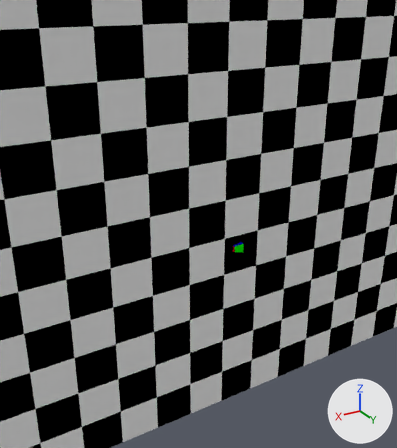
Two versions of the Blender file blender/extractjson.blend, one commit apart.
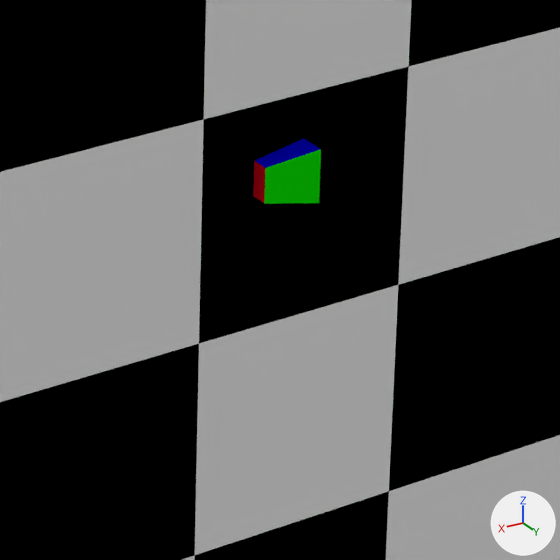
Each version appears first from a 50 mm camera at (65.5, 84.9, 22.1) aimed at (11.3, -5.5, -23.1), and next in a close-up on the part from 48% to 71% of the width and 49% to 69% of the height. Every picture has the same lights, and +X, +Y and +Z are marked at lower right.

Before the edit, the objects in view are built like this:
```python
me_cube = bpy.data.meshes.new('Cube')
me_cube.from_pydata(...)  # 8 vertices, 12 faces; spans x -1.0..1.0, y -1.45..1.0, z -1.0..1.0
# faces by material slot: [4, 4, 4]
me_cube.materials.append(mat_material_001)  # red #e7011f
me_cube.materials.append(mat_material_002)  # green #0de700
me_cube.materials.append(mat_material_003)  # blue #0600e7
me_plane = bpy.data.meshes.new('Plane')
me_plane.from_pydata(...)  # 289 vertices, 512 faces; spans x -1.0..1.0, y -1.0..1.0, z 0.0
# faces by material slot: [256, 256]
me_plane.materials.append(mat_floor_white)  # white #eeeeee
me_plane.materials.append(mat_floor_black)  # black #000000
ob_cube = bpy.data.objects.new('Cube', me_cube)
ob_cube.location = (5.27, 0.0, -27.67)
ob_plane = bpy.data.objects.new('Plane', me_plane)
ob_plane.location = (0.0, 0.0, 0.0)
ob_plane.rotation_euler = (1.571, 0.0, 0.0)  # degrees (90, 0, 0)
ob_plane.scale = (66.7, 66.7, 66.7)
```
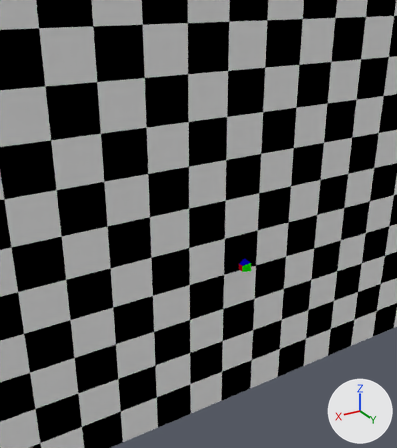
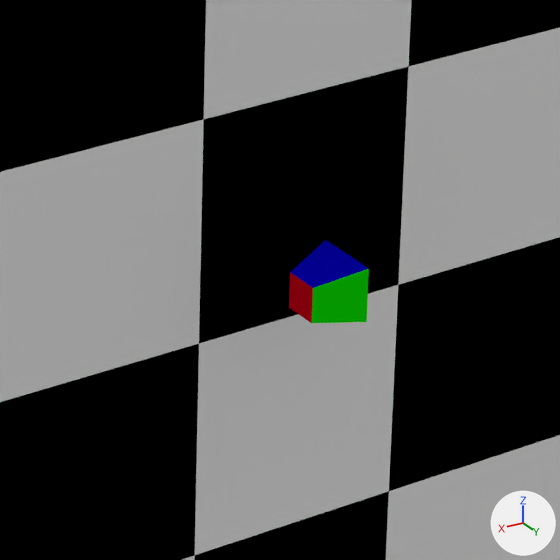
What changed in the scene script:
```text
Change ob_cube:
    ob_cube.location: (5.27, 0.0, -27.67) -> (5.22, 2.84, -30.89)
```

Changed parts and their boxes (x1, y1, x2, y2) in the close-ups (560 x 560 px):
'Cube', moved
    before: (253, 139, 321, 204)
    after: (289, 240, 369, 323)
